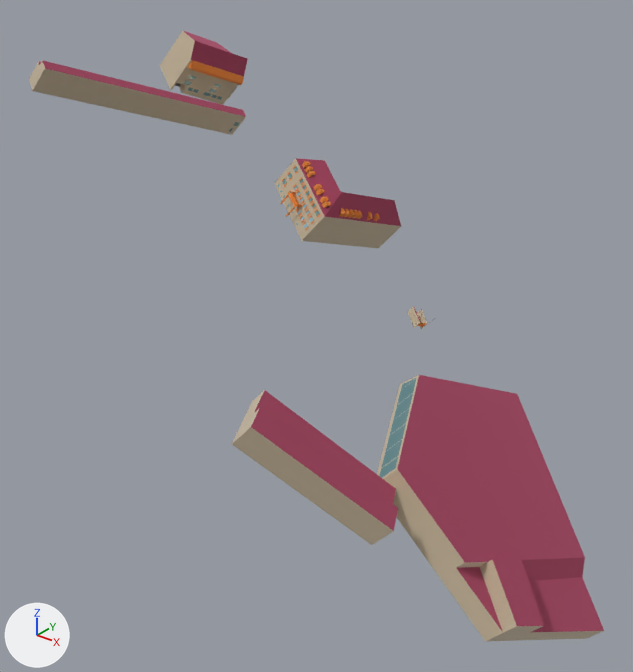
The glTF model samples/1.1/3dcitydb_shaders_ingolstadt/content/1_0_0.glb: old version first, new version second.
Camera for both pictures: a camera (50 mm lens) standing at (513.0, -154.0, 351.0) and looking at (367.0, 28.0, 238.0). The axes (+X, +Y, +Z) are drawn at lower left. The lights are the same throughout. The first picture is the older version. Where no turn or scale is listed for an object, it has been applied to the vertices. Vertices at exactly the same position are counted once.
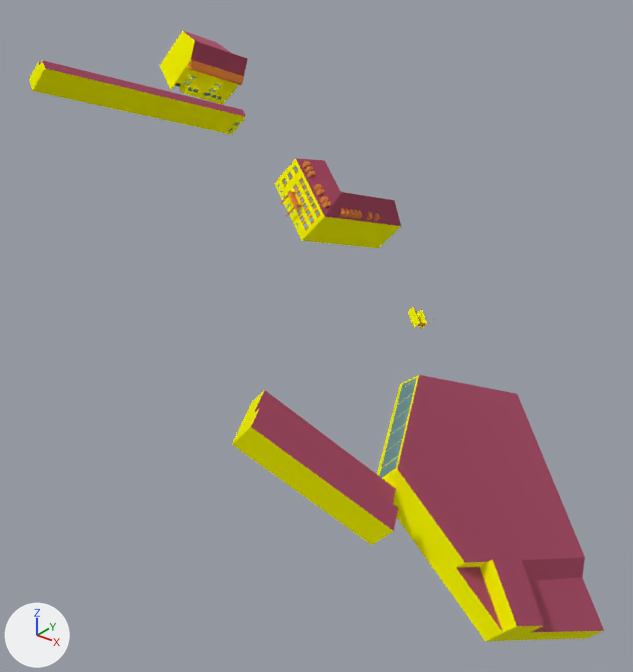
The newer file is also turned or shifted as a whole; pictures and numbers use the older file's frame.

Boxes (x1, y1, x2, y2) around the edits, measured in the pictures (633 x 672 px; the box of a moved part takes in the faces that stretch with it):
'mesh', recoloured, surface changed: (29, 31, 604, 641) in both
part 1 of me_mesh, moved or reshaped: before (277, 184, 356, 240); after (275, 184, 356, 229)
part 2 of me_mesh, moved or reshaped (not visible afterwards): before (184, 80, 228, 93)
part 3 of me_mesh, recoloured: (29, 31, 603, 641) in both

Diff of the bpy script that builds the scene:
```diff
--- a/samples/1.1/3dcitydb_shaders_ingolstadt/content/1_0_0.glb.py
+++ b/samples/1.1/3dcitydb_shaders_ingolstadt/content/1_0_0.glb.py
@@ mat_material_6 @@
 mat_material_6 = principled_material('Material_6')
-mat_material_6.base_color = (0.769, 0.69, 0.561)  # pale yellow #e3d8c5
+mat_material_6.base_color = (0.494, 0.827, 0.867)  # cyan #bbebef
 mat_material_6.metallic = 1.0
 mat_material_6.roughness = 1.0
+mat_material_6.alpha = 0.4
@@ mat_material_7 @@
 mat_material_7 = principled_material('Material_7')
-mat_material_7.base_color = (0.494, 0.827, 0.867)  # cyan #bbebef
+mat_material_7.base_color = (1.0, 1.0, 0.0)  # yellow #ffff00
 mat_material_7.metallic = 1.0
 mat_material_7.roughness = 1.0
-mat_material_7.alpha = 0.4
@@ me_mesh @@
 me_mesh.from_pydata(...)  # 6201 vertices, 12175 faces; spans x 285.0..458.0, y -24.0..89.0, z 159.0..316.0
 # used by ob_mesh; location = (0.0, 0.0, 0.0)
+# me_mesh part 1: 64 vertices moved within x 325.0..352.0, y 53.0..69.0, z 260.0..275.0
+# me_mesh part 2: 5 vertices moved within x 296.0..305.0, y 51.0..67.0, z 292.0..304.0
+# me_mesh part 3: 451 faces spanning x 285.0..458.0, y -24.0..89.0, z 159.0..316.0 switch from mat_material_6 (pale yellow #e3d8c5) to mat_material_7 (yellow #ffff00)
 me_mesh.materials.append(mat_material_0)
```
